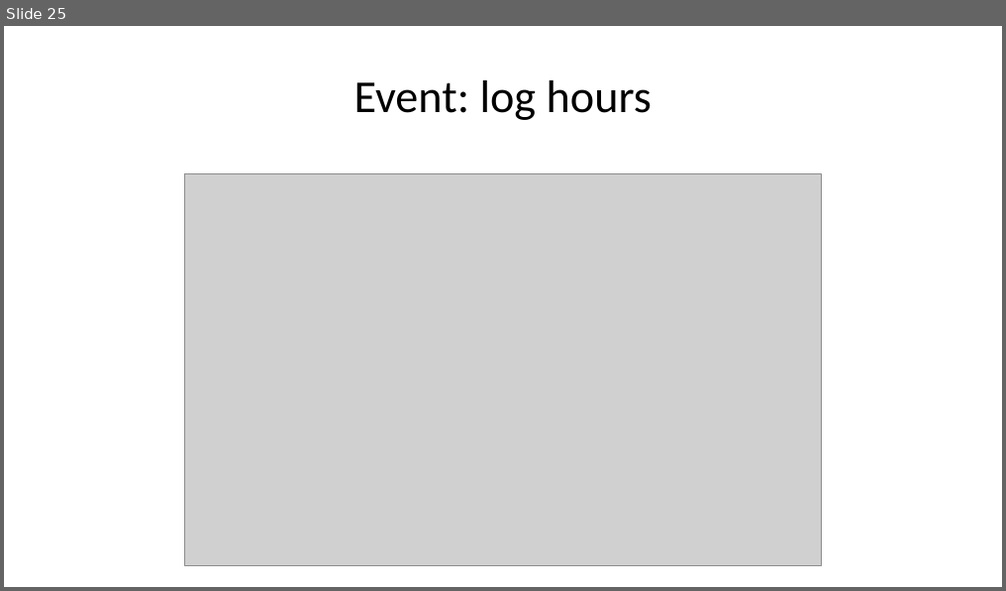
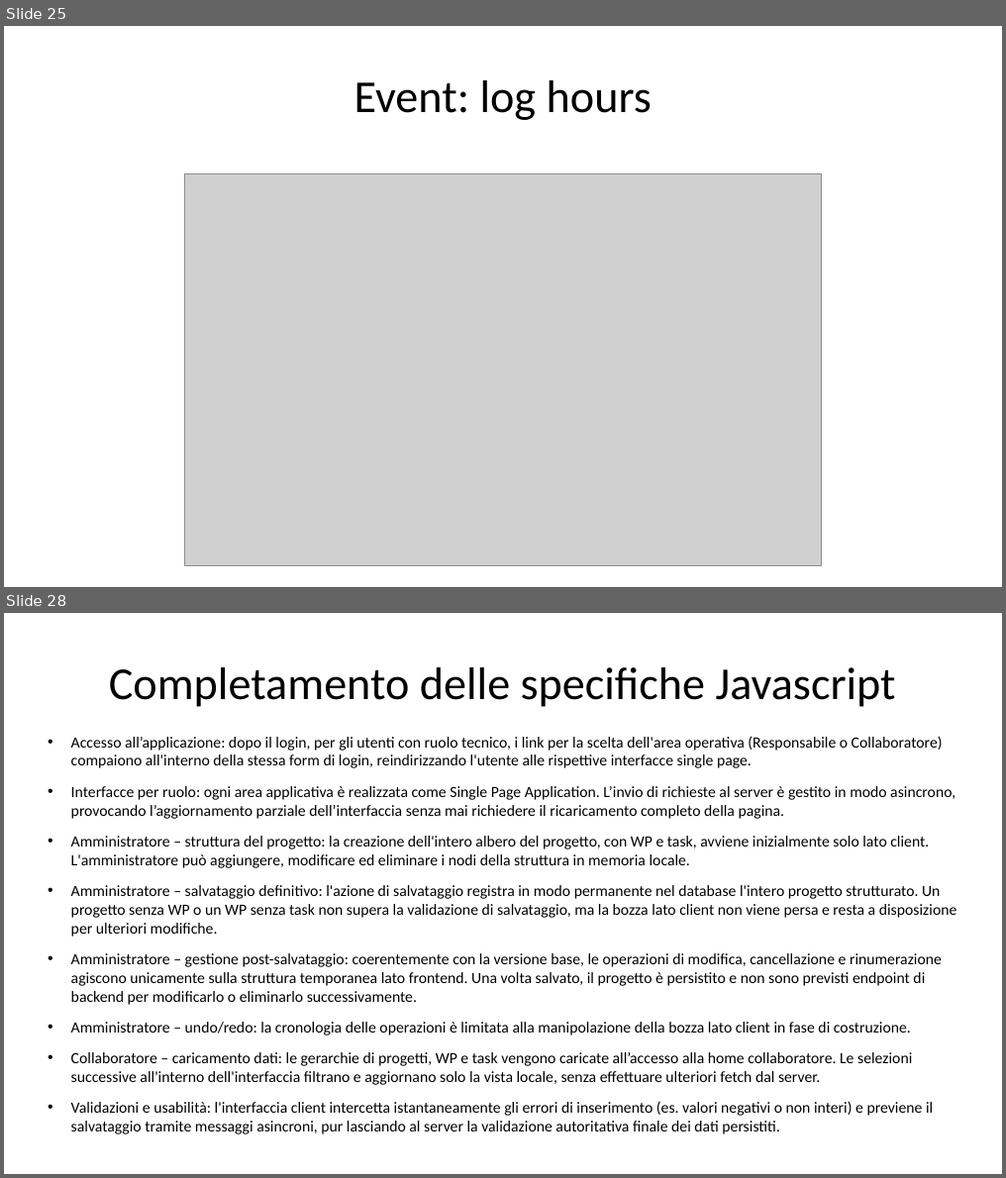
Before and after one commit to gilbertobrambilla/tiw-2026-html, a slide deck: docs/TIW_documentazione.pptx. Shown one above the other, each under a label of ours: slide 25 before the commit, slides 25 and 28 after it; the slides between them are not shown. The pictures are 1006x591 and 1006x1178 pixels, drawn with LibreOffice and Linux fonts; fonts in the diff are those of the drawing; grey boxes stand for pictures. Boxes give left, top, right and bottom in pixels: in the first picture for what was removed or moved away, otherwise in the second. Text is boxed around its words. In the diff, an @@ line names an element or a change of style, - is before the commit and + after.

```diff
--- a/docs/TIW_documentazione.pptx
+++ b/docs/TIW_documentazione.pptx
@@ slide 28 added at (4,613,1002,1174), background #FFFFFF @@
@@ text added at (109,667,896,707), 44 pt, text #000000 @@
+Completamento delle specifiche Javascript
@@ text added at (71,736,957,1135), 15 pt, text #000000 @@
+• Accesso all’applicazione: dopo il login, per gli utenti con ruolo tecnico, i link per la scelta dell'area operativa (Responsabile o Collaboratore) compaiono all'interno della stessa form di login, reindirizzando l'utente alle rispettive interfacce single page.
+• Interfacce per ruolo: ogni area applicativa è realizzata come Single Page Application. L’invio di richieste al server è gestito in modo asincrono, provocando l’aggiornamento parziale dell’interfaccia senza mai richiedere il ricaricamento completo della pagina.
+• Amministratore – struttura del progetto: la creazione dell'intero albero del progetto, con WP e task, avviene inizialmente solo lato client. L'amministratore può aggiungere, modificare ed eliminare i nodi della struttura in memoria locale.
+• Amministratore – salvataggio definitivo: l'azione di salvataggio registra in modo permanente nel database l'intero progetto strutturato. Un progetto senza WP o un WP senza task non supera la validazione di salvataggio, ma la bozza lato client non viene persa e resta a disposizione per ulteriori modifiche.
+• Amministratore – gestione post-salvataggio: coerentemente con la versione base, le operazioni di modifica, cancellazione e rinumerazione agiscono unicamente sulla struttura temporanea lato frontend. Una volta salvato, il progetto è persistito e non sono previsti endpoint di backend per modificarlo o eliminarlo successivamente.
+• Amministratore – undo/redo: la cronologia delle operazioni è limitata alla manipolazione della bozza lato client in fase di costruzione.
+• Collaboratore – caricamento dati: le gerarchie di progetti, WP e task vengono caricate all’accesso alla home collaboratore. Le selezioni successive all'interno dell'interfaccia filtrano e aggiornano solo la vista locale, senza effettuare ulteriori fetch dal server.
+• Validazioni e usabilità: l'interfaccia client intercetta istantaneamente gli errori di inserimento (es. valori negativi o non interi) e previene il salvataggio tramite messaggi asincroni, pur lasciando al server la validazione autoritativa finale dei dati persistiti.
```
Also in this commit, not shown: 3 slides changed, 8 other slides added.
